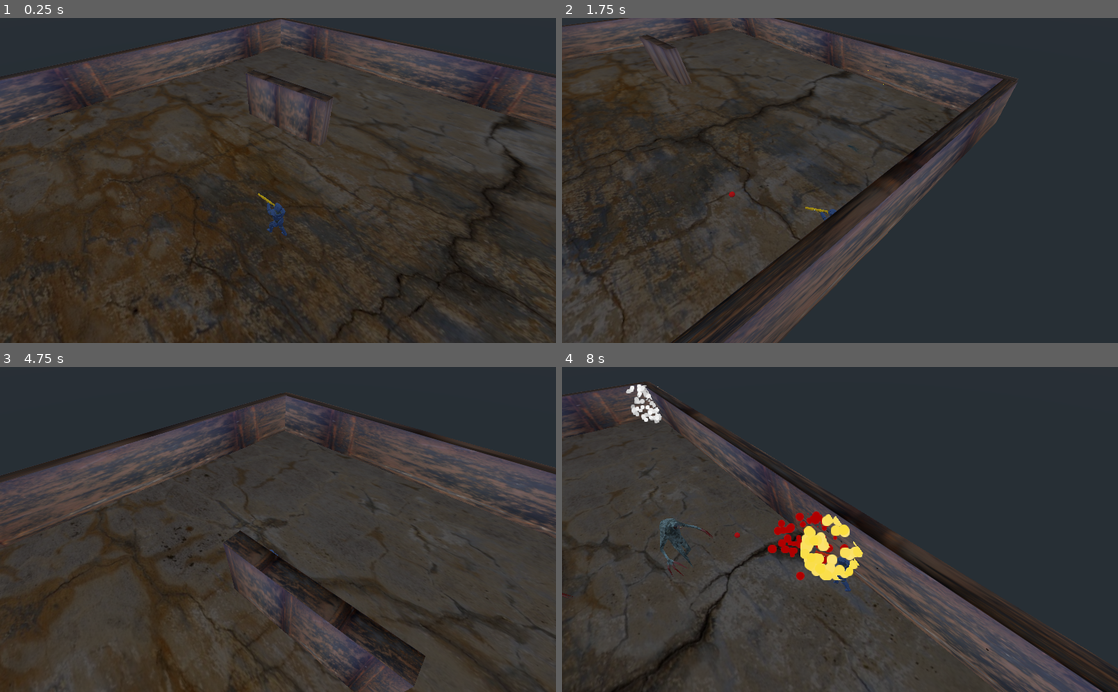
Above: before the commit, frames 1-4 (two rows, left to right).
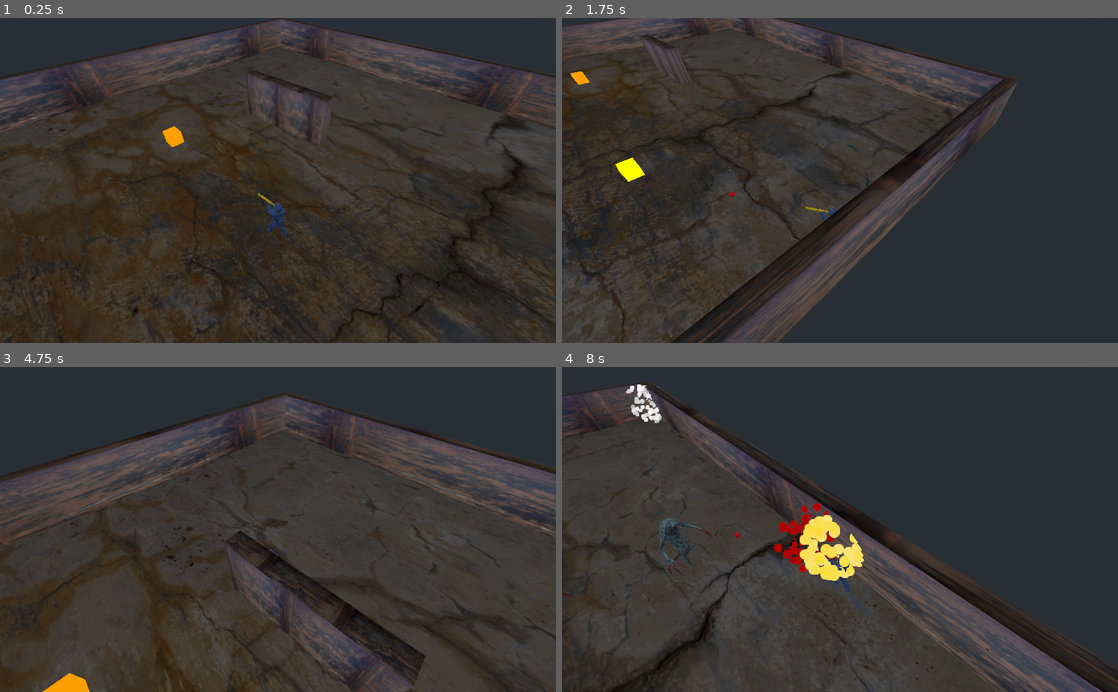
Above: after the commit, the same moments.

Repository: gusemil/topdownshooter3d-demo
Game: Godot game, scene res://scenes/World.tscn
Two runs of this game, one before a commit and one after it. Both use one fixed random seed, a clock stepped at 60 frames per second and the inputs below. Sound files missing from this copy of the repository are replaced by a short silence.
Inputs (mouse positions are in pixels of both pictures, inside the frame that each line leads up to):
- Up to frame 1 (0.25 s): no input
- Up to frame 2 (1.75 s): tap Enter at 0.5 s; move the mouse to (962, 164) at 0.52 s; hold D (move_right) 0.53-1.28 s; hold Space (dash) 0.53-1.28 s; click (962, 164) at 0.8 s; move the mouse to (728, 196) at 1.27 s; hold S (move_backward) from 1.28 s (still down); click (728, 196) at 1.35 s; tap Space (dash) at 1.55 s
- Up to frame 3 (4.75 s): move the mouse to (333, 458) at 2.02 s; release S (move_backward) at 2.03 s; hold D (move_right) 2.03-2.78 s; hold Space (dash) 2.03-2.78 s; click (333, 458) at 2.3 s; move the mouse to (250, 594) at 2.77 s; hold W (move_forward) 2.78-3.53 s; click (250, 594) at 2.85 s; tap Space (dash) at 3.05, 4.55 s; move the mouse to (444, 578) at 3.52 s; press the mouse at (444, 578) at 3.53 s; hold A (move_left) from 3.53 s (still down); tap 1 (weapon1) at 3.6 s; move the mouse to (111, 480) at 4.27 s; release the mouse at (111, 480) at 4.28 s; tap 2 (weapon2) at 4.35 s
- Up to frame 4 (8 s): move the mouse to (867, 529) at 5.02 s; release A (move_left) at 5.03 s; press the mouse at (867, 529) at 5.03 s; hold S (move_backward) 5.03-5.78 s; tap 3 (weapon3) at 5.1 s; move the mouse to (756, 448) at 5.77 s; release the mouse at (756, 448) at 5.78 s; hold D (move_right) 5.78-6.53 s; tap Space (dash) at 5.85, 7.35 s; move the mouse to (962, 513) at 6.52 s; press the mouse at (962, 513) at 6.53 s; hold W (move_forward) 6.53-7.28 s; move the mouse to (728, 545) at 7.27 s; release the mouse at (728, 545) at 7.28 s; hold D (move_right) from 7.28 s (still down)

The runs differ from the first frame. In frame 1, 0.2% of the frame differs, in the area x 29-34%, y 33-40%; in frame 2, 0.3%; in frame 3, 0.3%; in frame 4, 1.7%, in the area x 11-55%, y 7-66%.

Commit message:
more weapon sounds, pickups sounds started, refactoring audiostuff

Diff:
--- a/scenes/World.tscn
+++ b/scenes/World.tscn
@@ -7,7 +7,10 @@
 [ext_resource path="res://graphics/materials/walls.material" type="Material" id=5]
 [ext_resource path="res://scripts/NonPositionalSoundManager.gd" type="Script" id=6]
 [ext_resource path="res://scripts/MusicManager.gd" type="Script" id=7]
+[ext_resource path="res://scenes/Pickups/Shotgun_Ammo_Pickup.tscn" type="PackedScene" id=8]
 [ext_resource path="res://scripts/LootManager.gd" type="Script" id=9]
+[ext_resource path="res://scenes/Pickups/Machinegun_Ammo_Pickup.tscn" type="PackedScene" id=10]
+[ext_resource path="res://scenes/Pickups/RocketLauncher_Ammo_Pickup.tscn" type="PackedScene" id=11]
 
 [sub_resource type="SpatialMaterial" id=1]
 flags_unshaded = true
@@ -40,7 +43,9 @@
 [node name="NonPositionalSoundManager" type="Node" parent="."]
 script = ExtResource( 6 )
 
-[node name="AudioStreamPlayer" type="AudioStreamPlayer" parent="NonPositionalSoundManager"]
+[node name="GunPlayer" type="AudioStreamPlayer" parent="NonPositionalSoundManager"]
+
+[node name="PickupPlayer" type="AudioStreamPlayer" parent="NonPositionalSoundManager"]
 
 [node name="EnemyManager" type="Node" parent="."]
 script = ExtResource( 9 )
@@ -136,3 +141,12 @@
 
 [node name="NavigationMeshInstance" type="NavigationMeshInstance" parent="Navigation"]
 navmesh = SubResource( 6 )
+
+[node name="Machinegun_Ammo_Pickup" parent="." instance=ExtResource( 10 )]
+transform = Transform( 1, 0, 0, 0, 1, 0, 0, 0, 1, 0, 2, -23 )
+
+[node name="RocketLauncher_Ammo_Pickup" parent="." instance=ExtResource( 11 )]
+transform = Transform( 1, 0, 0, 0, 1, 0, 0, 0, 1, -26, 1, 0 )
+
+[node name="Shotgun_Ammo_Pickup" parent="." instance=ExtResource( 8 )]
+transform = Transform( 1, 0, 0, 0, 1, 0, 0, 0, 1, 0, 1, 19 )
--- a/scripts/NonPositionalSoundManager.gd
+++ b/scripts/NonPositionalSoundManager.gd
@@ -1,18 +1,38 @@
 extends Node
 
 #Sound
-onready var sound_manager = $SoundManager
-onready var non_positional_soundmanager_player : AudioStreamPlayer = $AudioStreamPlayer
+onready var non_positional_soundmanager_player : AudioStreamPlayer = $GunPlayer
 
-var sounds = []
-onready var sound0 : String = "res://audio/sounds/gun_shotgun_shot_01.wav"
+var sound_arrays = []
+var gun_sounds = []
+var pickup_sounds = []
+
+#Guns
+onready var gun_sound0 : String = "res://audio/sounds/gun_machinegun_auto_heavy_shot_01.wav"
+onready var gun_sound1 : String = "res://audio/sounds/gun_shotgun_shot_02.wav"
+onready var gun_sound2 : String = "res://audio/sounds/gun_tank_cannon_turret_shot_01.wav"
+
+#Pickups
+onready var pickup_sound0 : String = "res://audio/sounds/pickup_machinegun.wav"
+onready var pickup_sound1 : String = "res://audio/sounds/pickup_shotgun.wav"
+onready var pickup_sound2 : String = "res://audio/sounds/pickup_rocketlauncher.wav"
 
 var rng = RandomNumberGenerator.new()
 
 func _ready():
 	rng.randomize()
-	sounds.push_back(sound0)
+	gun_sounds.push_back(gun_sound0)
+	gun_sounds.push_back(gun_sound1)
+	gun_sounds.push_back(gun_sound2)
 
-func play_sound(index : int):
-	non_positional_soundmanager_player.stream = load(sounds[index])
+	pickup_sounds.push_back(pickup_sound0)
+	pickup_sounds.push_back(pickup_sound1)
+	pickup_sounds.push_back(pickup_sound2)
+
+	sound_arrays.push_back(gun_sounds)
+	sound_arrays.push_back(pickup_sounds)
+
+func play_sound(array_index, sound_index : int, pitch_scale = 1.0):
+	non_positional_soundmanager_player.stream = load(sound_arrays[array_index][sound_index])
+	non_positional_soundmanager_player.pitch_scale = pitch_scale
 	non_positional_soundmanager_player.play()
--- a/scripts/Player.gd
+++ b/scripts/Player.gd
@@ -110,7 +110,6 @@
 		if Input.is_action_just_pressed("dash"):
 			velocity += move_direction*speed*delta*dash_speed
 			print("TEST: ", soundmanager.name)
-			soundmanager.play_sound(0)
 		else:
 			velocity += move_direction*speed*delta
 
--- a/scripts/Weapon.gd
+++ b/scripts/Weapon.gd
@@ -27,6 +27,9 @@
 
 signal fired
 signal out_of_ammo
+
+#Sounds
+onready var soundmanager = get_tree().get_root().get_node("World/NonPositionalSoundManager")
 
 func _ready():
 	shoot_timer = Timer.new() #aka ienumerator waitseconds
@@ -89,7 +92,13 @@
 	can_shoot = false
 	shoot_timer.start() #käynnistettään timer jonka jälkeen finish attack tapahtuu
 	show_muzzle_flash()
-	#print("Weapon: ", name, " ammo amount: ", ammo)
+
+	if self.name == "MachineGun":
+		soundmanager.play_sound(0,0)
+	elif self.name == "Shotgun":
+		soundmanager.play_sound(0,1,1.25)
+	elif self.name == "RocketLauncher":
+		soundmanager.play_sound(0,2)
 
 func finish_attack():
 	can_shoot = true
@@ -127,3 +136,10 @@
 			ammo = max_ammo
 		print("Weapon: ", name, " ammo amount: ", ammo)
 		pickup.queue_free()
+
+		if pickup.pickup_type == pickup.PICKUP_TYPES.AMMO_MACHINE_GUN:
+			soundmanager.play_sound(1,0)
+		if pickup.pickup_type == pickup.PICKUP_TYPES.AMMO_SHOTGUN:
+			soundmanager.play_sound(1,1)
+		if pickup.pickup_type == pickup.PICKUP_TYPES.AMMO_ROCKET_LAUNCHER:
+			soundmanager.play_sound(1,2)
--- a/scripts/WeaponManager.gd
+++ b/scripts/WeaponManager.gd
@@ -14,6 +14,9 @@
 var is_quad_damage_on : bool = false
 var quad_damage_timer : Timer
 var is_quad_powerup_initialized : bool = false
+
+#Sounds
+onready var sound_manager = get_tree().get_root().get_node("World/NonPositionalSoundManager")
 
 func _process(delta):
 	if Input.is_action_just_pressed("weapon1") and current_slot != WEAPON_SLOTS.MACHINE_GUN:
Not shown, added: audio/sounds/gun_machinegun_auto_heavy_shot_01.wav.import
Not shown, removed: audio/sounds/gun_shotgun_shot_01.wav.import
Not shown, added: audio/sounds/gun_shotgun_shot_02.wav.import
Not shown, added: audio/sounds/gun_tank_cannon_turret_shot_01.wav.import
Not shown, added: audio/sounds/pickup_machinegun.wav.import
Not shown, added: audio/sounds/pickup_rocketlauncher.wav.import
Not shown, added: audio/sounds/pickup_shotgun.wav.import
Not shown: 1 places in scenes/World.tscn that only renumber resources
Not shown, added: audio/sounds/gun_machinegun_auto_heavy_shot_01.wav
Not shown, removed: audio/sounds/gun_shotgun_shot_01.wav
Not shown, added: audio/sounds/gun_shotgun_shot_02.wav
Not shown, added: audio/sounds/gun_tank_cannon_turret_shot_01.wav
(and 3 more such lines)
